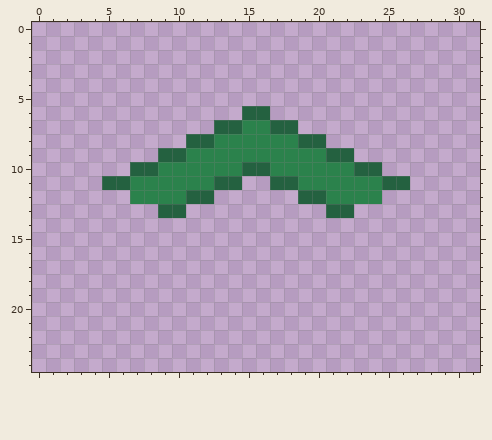
Two states of a pixel-art sprite, trunk/images/tiles/circuit6.png. Above is the file before it was changed.
The file is 32x25 pixels. The old version is drawn lined up with the new one.
After:
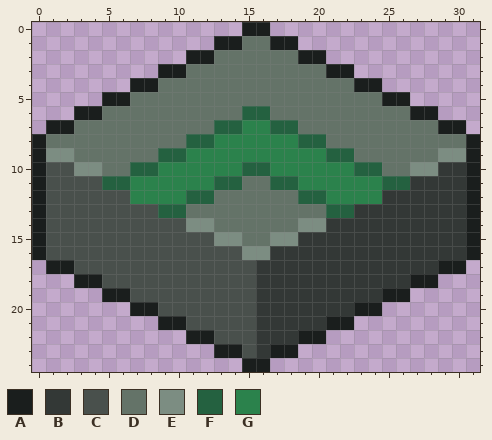
Palette (. is transparent): A #1a1e1d  B #333836  C #49504c  D #647368  E #7c8d82  F #246140  G #2b824c
From the commit log: put the circuits on tiles
What changed:
whole drawing moved by +0,-8 (the old picture is shown already moved)
@@ x 0..31 @@
- 0 ................................
- 1 ................................
- 2 ................................
- 3 ................................
- 4 ................................
- 5 ................................
- 6 ...............FF...............
- 7 .............FFGGFF.............
- 8 ...........FFGGGGGGFF...........
- 9 .........FFGGGGGGGGGGFF.........
-10 .......FFGGGGGGFFGGGGGGFF.......
-11 .....FFGGGGGGFF..FFGGGGGGFF.....
-12 .......GGGGFF......FFGGGG.......
-13 .........FF..........FF.........
-14 ................................
-15 ................................
-16 ................................
-17 ................................
-18 ................................
-19 ................................
-20 ................................
-21 ................................
-22 ................................
-23 ................................
-24 ................................
+ 0 ...............AA...............
+ 1 .............AADDAA.............
+ 2 ...........AADDDDDDAA...........
+ 3 .........AADDDDDDDDDDAA.........
+ 4 .......AADDDDDDDDDDDDDDAA.......
+ 5 .....AADDDDDDDDDDDDDDDDDDAA.....
+ 6 ...AADDDDDDDDDDFFDDDDDDDDDDAA...
+ 7 .AADDDDDDDDDDFFGGFFDDDDDDDDDDAA.
+ 8 ADDDDDDDDDDFFGGGGGGFFDDDDDDDDDDA
+ 9 AEEDDDDDDFFGGGGGGGGGGFFDDDDDDEEA
+10 ACCEEDDFFGGGGGGFFGGGGGGFFDDEEBBA
+11 ACCCCFFGGGGGGFFDDFFGGGGGGFFBBBBA
+12 ACCCCCCGGGGFFDDDDDDFFGGGGBBBBBBA
+13 ACCCCCCCCFFDDDDDDDDDDFFBBBBBBBBA
+14 ACCCCCCCCCCEEDDDDDDEEBBBBBBBBBBA
+15 ACCCCCCCCCCCCEEDDEEBBBBBBBBBBBBA
+16 ACCCCCCCCCCCCCCEEBBBBBBBBBBBBBBA
+17 .AACCCCCCCCCCCCCBBBBBBBBBBBBBAA.
+18 ...AACCCCCCCCCCCBBBBBBBBBBBAA...
+19 .....AACCCCCCCCCBBBBBBBBBAA.....
+20 .......AACCCCCCCBBBBBBBAA.......
+21 .........AACCCCCBBBBBAA.........
+22 ...........AACCCBBBAA...........
+23 .............AACBAA.............
+24 ...............AA...............
Changed places in both pictures, as pixel boxes (x1, y1, x2, y2):
added: (32, 22, 480, 372)
